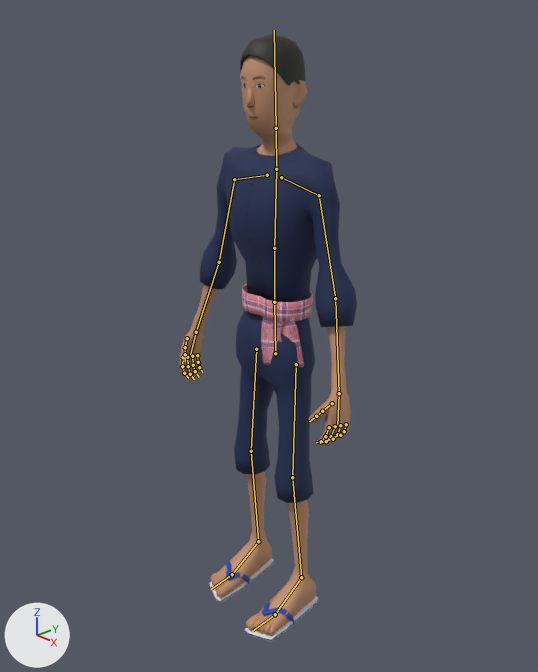
What one commit did to the Blender file assets/models/human_base/human_base_thin.blend.
The view is the same before and after, from a 50 mm lens placed at (1.556, -1.478, 1.8), pointed at (0.003, -0.031, 0.942). Every picture has the same lights, and +X, +Y and +Z are marked at lower left. The first picture is the older version. Both versions are drawn at frame 25 of the action 'idle'; the numbers are the values there. The bones that bend it are drawn over the model as lines.

In view in the first picture: 'Body', 'Cloth_mohom', 'Cloth_mohom_sandals', 'Cloth_mohom_sash', 'Cloth_mohom_sash_tails', 'Hair_student'.
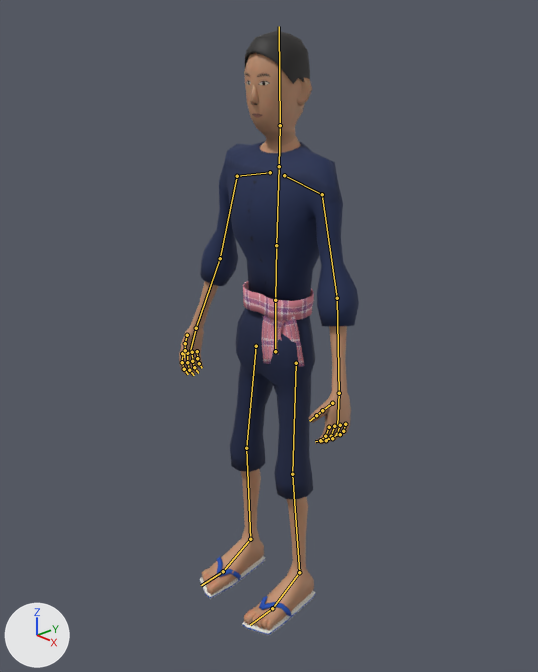
What the commit changed:
Bone 'hips' (bone_hips) moves from (0.0, -0.008, 0.0) to (0.0, 0.0, 0.0).
Bone 'hips' (bone_hips) turns from (0, 0, 2) to (0, 0, 0) degrees about its own x, y and z.
Bone 'thigh.L' (bone_thigh_l) turns from (4, 0, 2) to (2, 0, 2) degrees about its own x, y and z.
Bone 'shin.L' (bone_shin_l) turns from (-5, 0, 0) to (-3, 0, 0) degrees about its own x, y and z.
Bone 'thigh.R' (bone_thigh_r) turns from (0, 0, -2) to (2, 0, -2) degrees about its own x, y and z.

Changed parts and their boxes (x1, y1, x2, y2) in the pictures (538 x 672 px):
'Cloth_mohom', posed (48% shorter): before (200, 144, 357, 503); after (200, 141, 359, 326)
'Body', posed: before (179, 56, 351, 637); after (179, 53, 351, 631)
'Cloth_mohom_shorts', now drawn (blue): after (230, 308, 315, 499)
'Hair_student', posed: before (240, 34, 306, 86); after (245, 30, 310, 84)
'Cloth_mohom_sandals', posed (6% wider): before (209, 558, 318, 641); after (200, 556, 316, 636)
'Cloth_mohom_sash', posed: before (242, 284, 313, 322); after (243, 281, 314, 320)
'Cloth_mohom_sash_tails', posed: before (261, 314, 304, 367); after (262, 313, 304, 366)
bone 'hips', root to tip: before (275, 353) to (274, 302); after (275, 351) to (275, 300)
bone 'thigh.L', root to tip: before (296, 364) to (292, 477); after (296, 363) to (292, 474)
bone 'shin.L', root to tip: before (292, 477) to (301, 577); after (292, 474) to (299, 572)
bone 'thigh.R', root to tip: before (256, 349) to (251, 451); after (256, 346) to (246, 448)
